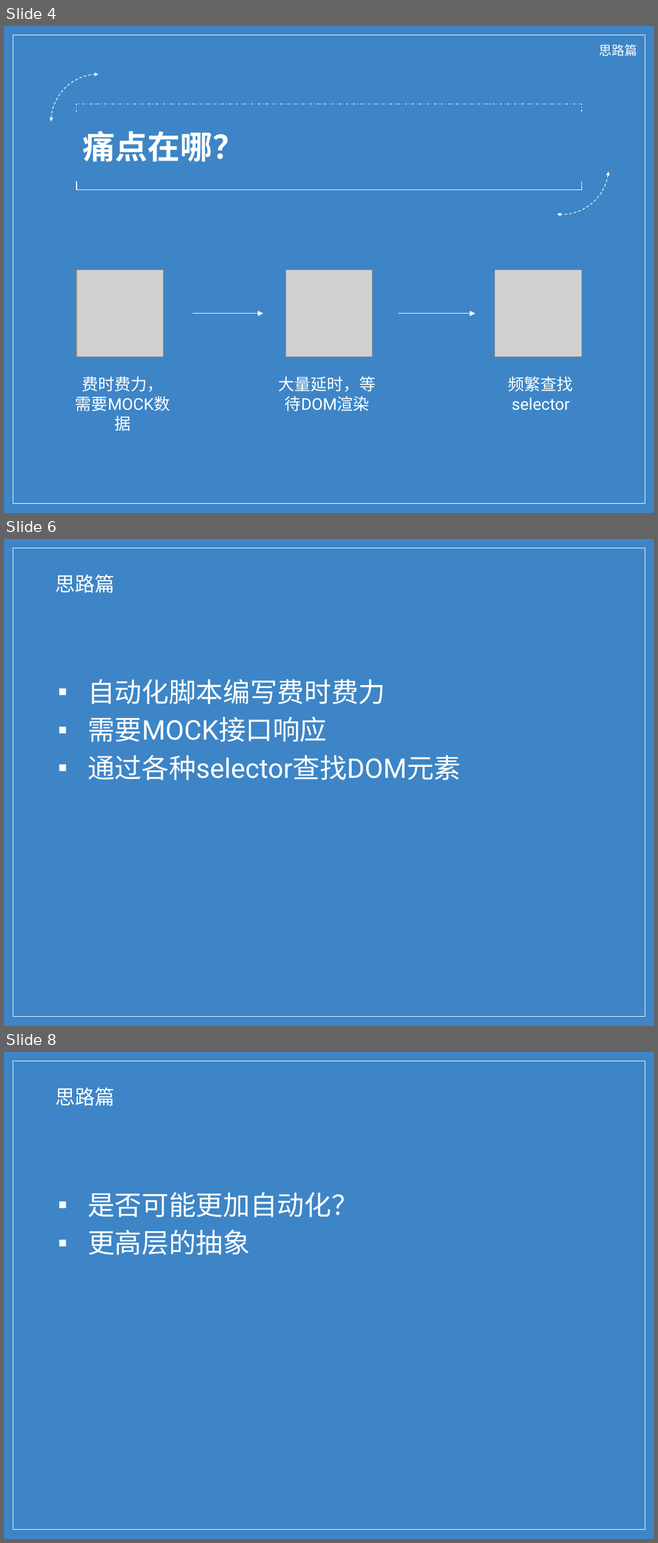
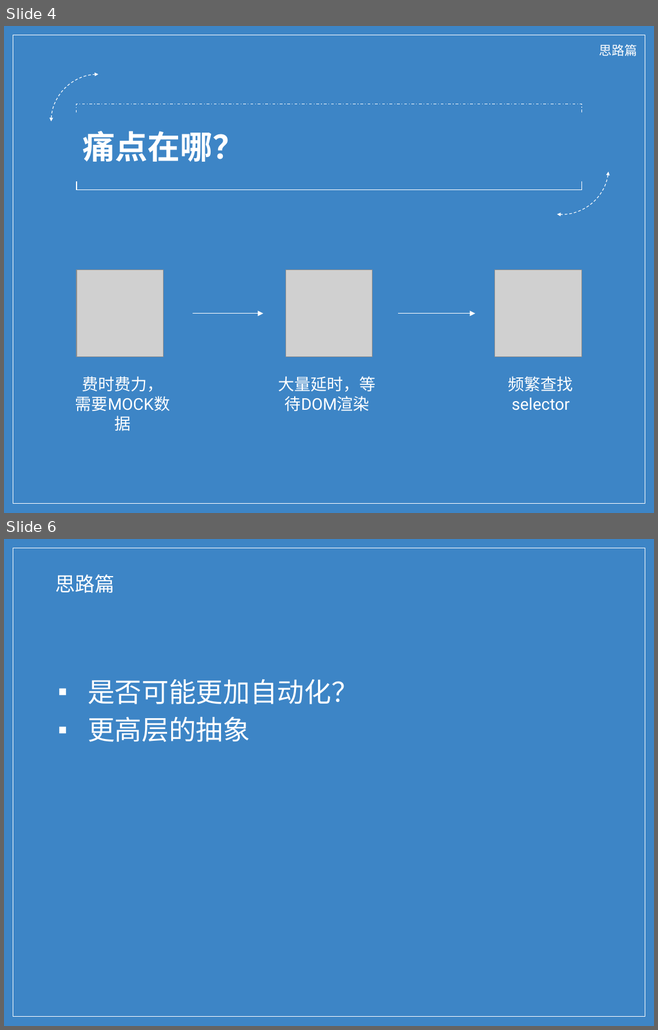
Before and after one commit to wu0792/ats_client, a slide deck: ext/share.pptx. Shown one above the other, each under a label of ours: slides 4, 6 and 8 before the commit, slides 4 and 6 after it; the slides between them are not shown. The pictures are 658x1543 and 658x1030 pixels, drawn with LibreOffice and Linux fonts; fonts in the diff are those of the drawing; grey boxes stand for pictures; background and template pictures are left out. Boxes give left, top, right and bottom in pixels: in the first picture for what was removed or moved away, otherwise in the second. Text is boxed around its words. In the diff, an @@ line names an element or a change of style, - is before the commit and + after.

```diff
--- a/ext/share.pptx
+++ b/ext/share.pptx
@@ slide 6 removed at (4,539,654,1026), background picture (left out); not listed: 1 template element that a slide beside it also shows @@
@@ title removed at (55,574,115,593) @@
-思路篇
@@ text removed at (88,679,460,780) @@
-▪ 自动化脚本编写费时费力
-▪ 需要MOCK接口响应
-▪ 通过各种selector查找DOM元素
@@ what was slide 8 is now slide 6 @@
```
Also in this commit, not shown: 6 slides changed, 1 other slide removed, 19 other files.
